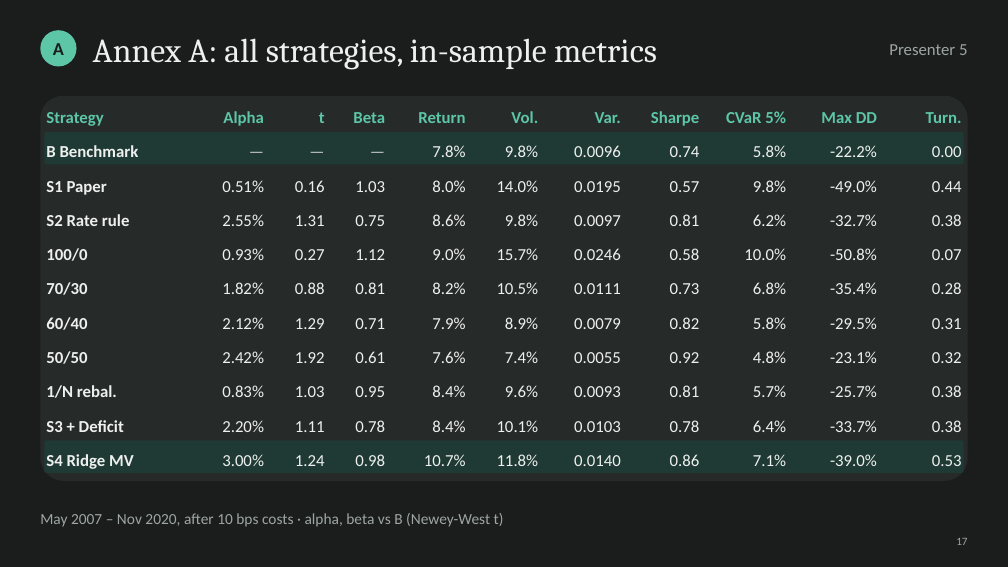
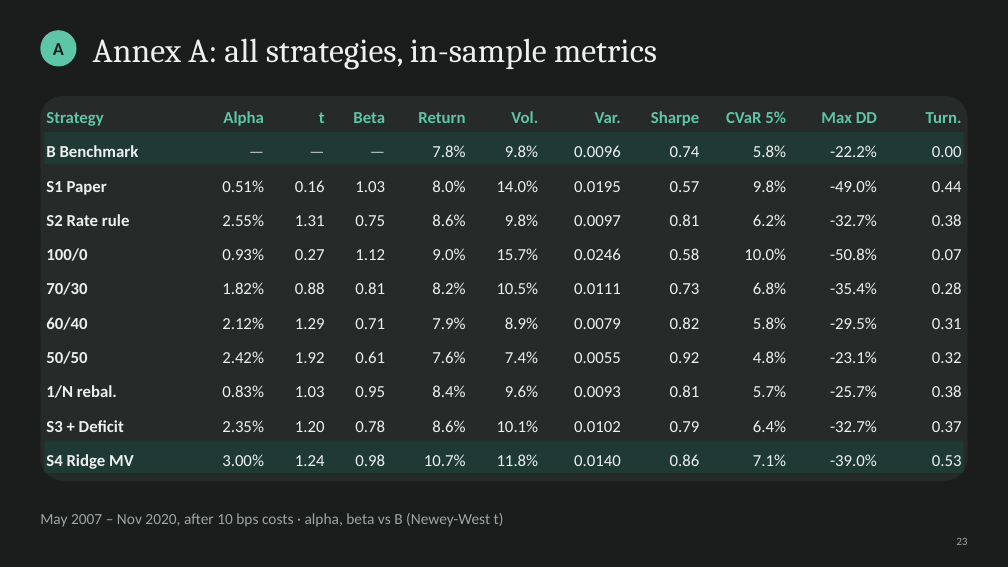
Before and after one commit to cyee02/MQF, a slide deck: slide 24 of QF600/Final Assignment/04 - Presentation Slides Group 6.pptx (slide 17 before the commit). Drawn at 1008x567 pixels with LibreOffice and Linux fonts; fonts in the diff are those of the drawing. Boxes give left, top, right and bottom in pixels: in the first picture for what was removed or moved away, otherwise in the second. Text is boxed around its words. In the diff, an @@ line names an element or a change of style, - is before the commit and + after.

```diff
--- a/QF600/Final Assignment/04 - Presentation Slides Group 6.pptx
+++ b/QF600/Final Assignment/04 - Presentation Slides Group 6.pptx
@@ text removed at (889, 44, 967, 55) @@
-Presenter 5
@@ text at (222, 420, 264, 432): text changed @@
-2.20%
+2.35%
@@ text at (295, 421, 325, 432): text changed @@
-1.11
+1.20
@@ text at (432, 420, 465, 432): text changed @@
-8.4%
+8.6%
@@ text at (574, 421, 621, 432): text changed @@
-0.0103
+0.0102
@@ text at (670, 421, 700, 432): text changed @@
-0.78
+0.79
@@ text at (830, 420, 877, 432): text changed @@
--33.7%
+-32.7%
@@ text at (932, 421, 962, 432): text changed @@
-0.38
+0.37
@@ text at (956, 538, 967, 545): text changed @@
-17
+23
```
Also in this commit, not shown: 18 other slides changed, 7 slides added, 29 other files.
